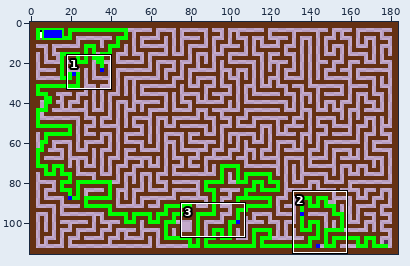
File history of a sprite sheet, MarioGame/Resources/Stages/3/sketch_edited.png. Above, an overview of the earlier version with the close-up marked.
Close-up. Before the commit:
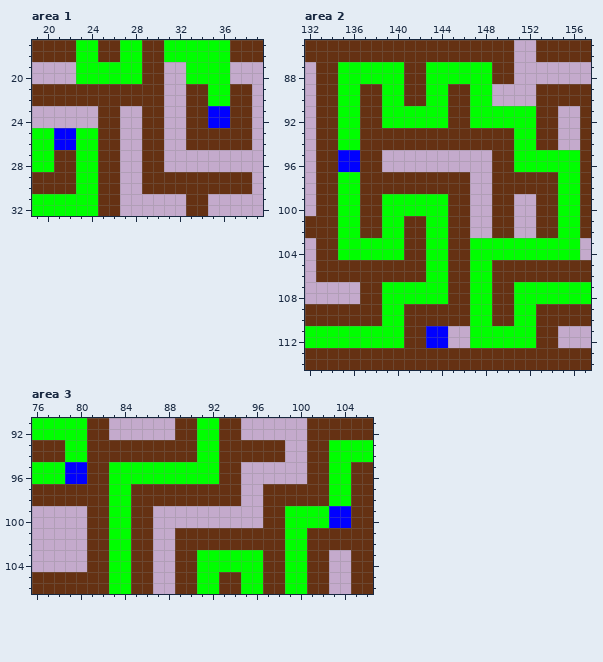
The file is 184x116 pixels. Shown: area 1: x 19..39, y 17..32; area 2: x 132..157, y 85..114; area 3: x 76..106, y 91..106. The commit also changed other parts of the picture, which this record leaves out.
Once edited:
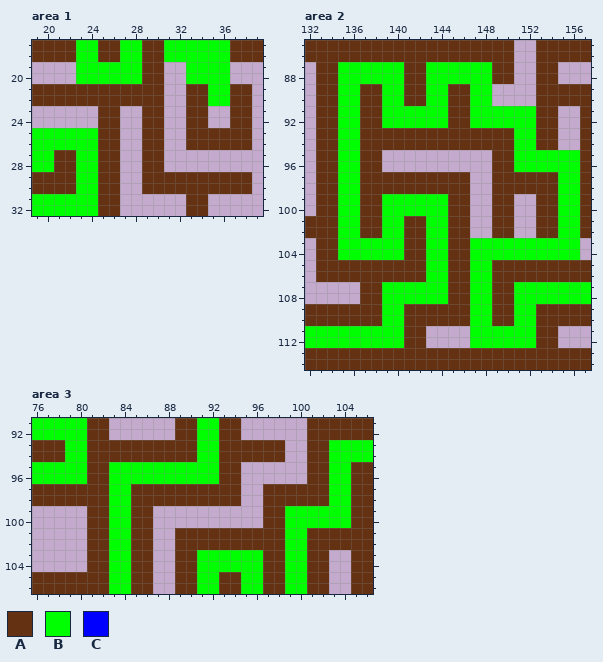
Palette (. is transparent): A #653113  B #00ff00  C #0000ff
Change:
--- area 1
@@ x 19..39 @@
 22 AAAAAAAAAAAA..AABBAA.
-23 ......AA..AA..AACCAA.
-24 ......AA..AA..AACCAA.
-25 BBCCBBAA..AA..AAAAAA.
-26 BBCCBBAA..AA..AAAAAA.
+23 ......AA..AA..AA..AA.
+24 ......AA..AA..AA..AA.
+25 BBBBBBAA..AA..AAAAAA.
+26 BBBBBBAA..AA..AAAAAA.
 27 BBAABBAA..AA.........
--- area 2
@@ x 151..156 @@
  86 ..AAAA
- 87 ......
- 88 ......
+ 87 ..AA..
+ 88 ..AA..
  89 ..AAAA
@@ x 133..138 @@
  94 AABBAA
- 95 AACCAA
- 96 AACCAA
+ 95 AABBAA
+ 96 AABBAA
  97 AABBAA
@@ x 141..146 @@
 110 AAAAAA
-111 AACC..
-112 AACC..
+111 AA....
+112 AA....
 113 AAAAAA
--- area 3
@@ x 76..106 @@
  94 AAABBAAAAAAAAAABBAAAAAA..AABBBB
- 95 BBBCCAABBBBBBBBBBAA......AABBAA
- 96 BBBCCAABBBBBBBBBBAA......AABBAA
+ 95 BBBBBAABBBBBBBBBBAA......AABBAA
+ 96 BBBBBAABBBBBBBBBBAA......AABBAA
  97 AAAAAAABBAAAAAAAAAA..AAAAAABBAA
  98 AAAAAAABBAAAAAAAAAA..AAAAAABBAA
- 99 .....AABBAA..........AABBBBCCAA
-100 .....AABBAA..........AABBBBCCAA
+ 99 .....AABBAA..........AABBBBBBAA
+100 .....AABBAA..........AABBBBBBAA
 101 .....AABBAA..AAAAAAAAAABBAAAAAA
